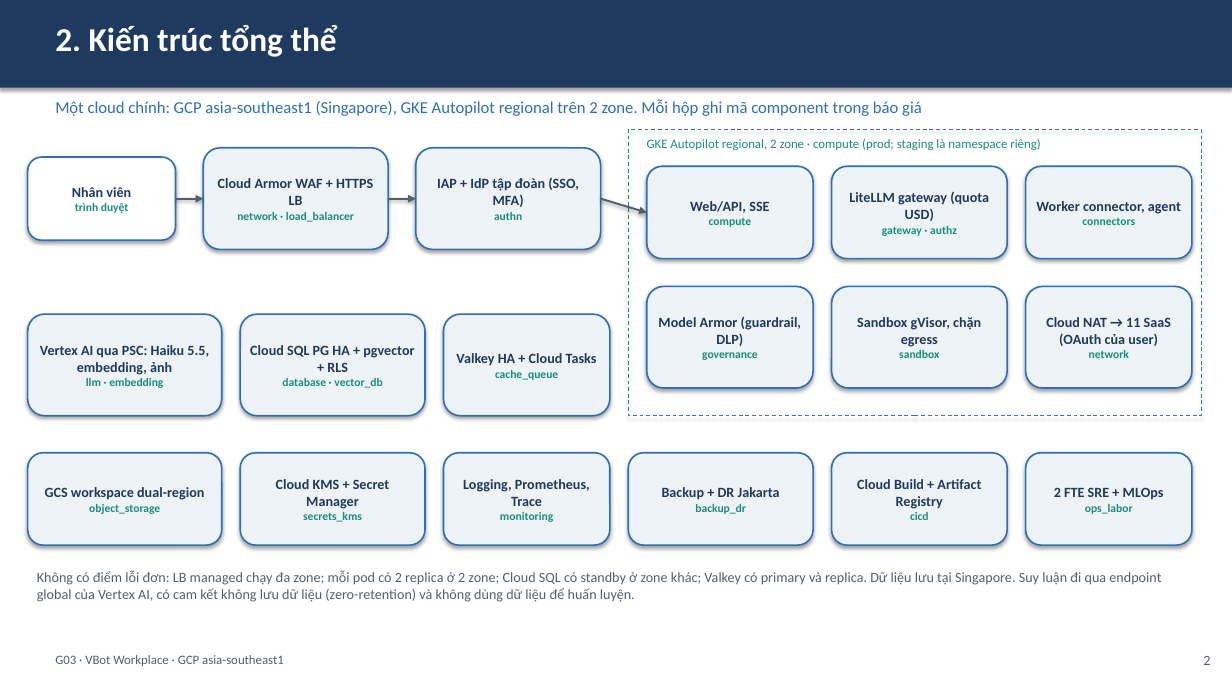
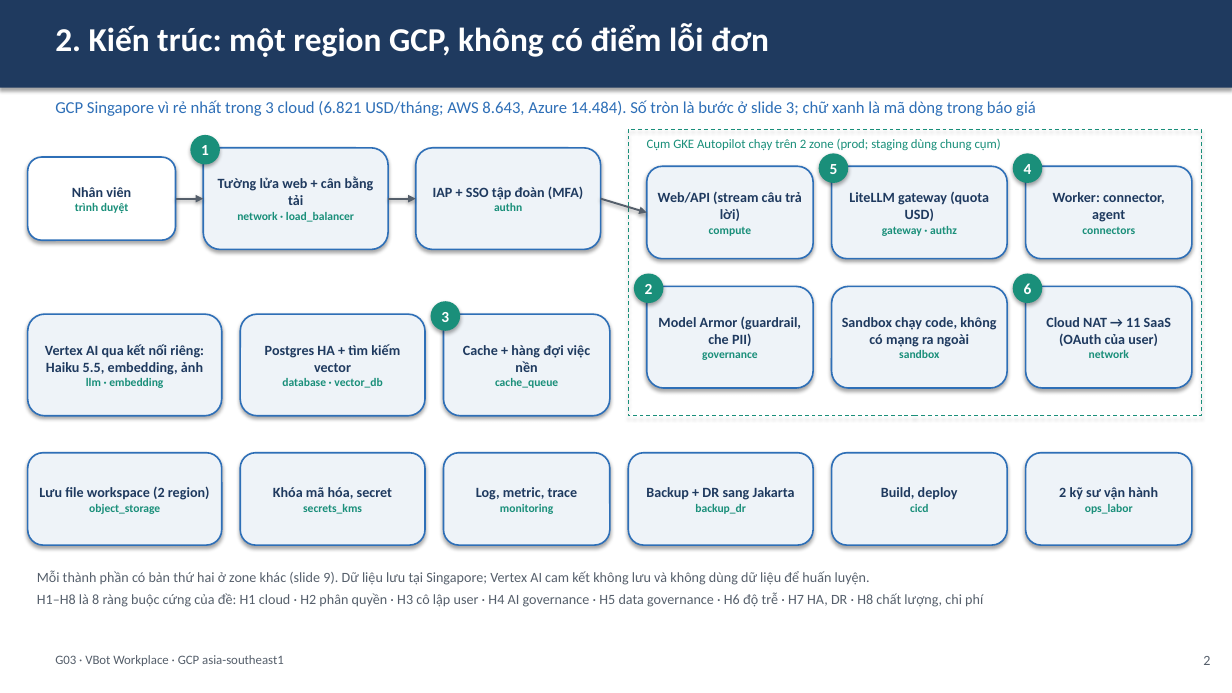
Before and after one commit to anhltsefpt/VBot-production-capstone, a slide deck: slide 4 of anh-le/G03_slide.pptx (slide 3 before the commit). Drawn at 1232x693 pixels with LibreOffice and Linux fonts; fonts in the diff are those of the drawing. Boxes give left, top, right and bottom in pixels: in the first picture for what was removed or moved away, otherwise in the second. Text is boxed around its words. In the diff, an @@ line names an element or a change of style, - is before the commit and + after.

```diff
--- a/anh-le/G03_slide.pptx
+++ b/anh-le/G03_slide.pptx
@@ text at (55, 24, 769, 57): text changed @@
-2. Kiến trúc tổng thể
+2. Kiến trúc: một region GCP, không có điểm lỗi đơn
@@ text at (55, 100, 1036, 116): text changed @@
-Một cloud chính: GCP asia-southeast1 (Singapore), GKE Autopilot regional trên 2 zone. Mỗi hộp ghi mã component trong báo giá
+GCP Singapore vì rẻ nhất trong 3 cloud (6.821 USD/tháng; AWS 8.643, Azure 14.484). Số tròn là bước ở slide 3; chữ xanh là mã dòng trong báo giá
@@ ellipse added at (190, 135, 220, 165), fill #1A8F7A, 12 pt, text #FFFFFF, bold @@
+1
@@ text at (647, 139, 1001, 150): text changed @@
-GKE Autopilot regional, 2 zone · compute (prod; staging là namespace riêng)
+Cụm GKE Autopilot chạy trên 2 zone (prod; staging dùng chung cụm)
@@ text in rounded rectangle at (218, 176, 374, 205): text changed @@
-Cloud Armor WAF + HTTPS LB
+Tường lửa web + cân bằng tải
@@ ellipse added at (819, 153, 848, 183), fill #1A8F7A, 12 pt, text #FFFFFF, bold @@
+5
@@ ellipse added at (1013, 153, 1043, 183), fill #1A8F7A, 12 pt, text #FFFFFF, bold @@
+4
@@ text in rounded rectangle at (433, 186, 583, 200): text changed @@
-IAP + IdP tập đoàn (SSO, MFA)
+IAP + SSO tập đoàn (MFA)
@@ text in rounded rectangle at (658, 192, 802, 221): text changed @@
-Web/API, SSE
+Web/API (stream câu trả lời)
@@ text in rounded rectangle at (1053, 192, 1165, 222): text changed @@
-Worker connector, agent
+Worker: connector, agent
@@ ellipse added at (634, 274, 664, 303), fill #1A8F7A, 12 pt, text #FFFFFF, bold @@
+2
@@ ellipse added at (1013, 274, 1043, 303), fill #1A8F7A, 12 pt, text #FFFFFF, bold @@
+6
@@ ellipse added at (431, 301, 460, 331), fill #1A8F7A, 12 pt, text #FFFFFF, bold @@
+3
@@ text in rounded rectangle at (658, 316, 801, 346): text changed @@
-Model Armor (guardrail, DLP)
+Model Armor (guardrail, che PII)
@@ text in rounded rectangle at (842, 317, 996, 347): text changed @@
-Sandbox gVisor, chặn egress
+Sandbox chạy code, không có mạng ra ngoài
@@ text in rounded rectangle at (45, 344, 204, 375): text changed @@
-Vertex AI qua PSC: Haiku 5.5, embedding, ảnh
+Vertex AI qua kết nối riêng: Haiku 5.5, embedding, ảnh
@@ text in rounded rectangle at (265, 344, 400, 372): text changed @@
-Cloud SQL PG HA + pgvector + RLS
+Postgres HA + tìm kiếm vector
@@ text in rounded rectangle at (463, 345, 590, 372): text changed @@
-Valkey HA + Cloud Tasks
+Cache + hàng đợi việc nền
@@ text in rounded rectangle at (39, 486, 210, 500): text changed @@
-GCS workspace dual-region
+Lưu file workspace (2 region)
@@ text in rounded rectangle at (273, 487, 392, 499): text changed @@
-Cloud KMS + Secret Manager
+Khóa mã hóa, secret
@@ text in rounded rectangle at (476, 487, 578, 500): text changed @@
-Logging, Prometheus, Trace
+Log, metric, trace
@@ text in rounded rectangle at (646, 487, 795, 500): text changed @@
-Backup + DR Jakarta
+Backup + DR sang Jakarta
@@ text in rounded rectangle at (881, 487, 958, 500): text changed @@
-Cloud Build + Artifact Registry
+Build, deploy
@@ text in rounded rectangle at (1059, 487, 1158, 500): text changed @@
-2 FTE SRE + MLOps
+2 kỹ sư vận hành
@@ text at (37, 570, 983, 607): text changed @@
-Không có điểm lỗi đơn: LB managed chạy đa zone; mỗi pod có 2 replica ở 2 zone; Cloud SQL có standby ở zone khác; Valkey có primary và replica. Dữ liệu lưu tại Singapore. Suy luận đi qua endpoint global của Vertex AI, có cam kết không lưu dữ liệu (zero-retention) và không dùng dữ liệu để huấn luyện.
+Mỗi thành phần có bản thứ hai ở zone khác (slide 9). Dữ liệu lưu tại Singapore; Vertex AI cam kết không lưu và không dùng dữ liệu để huấn luyện.
+H1–H8 là 8 ràng buộc cứng của đề: H1 cloud · H2 phân quyền · H3 cô lập user · H4 AI governance · H5 data governance · H6 độ trễ · H7 HA, DR · H8 chất lượng, chi phí
```
Also in this commit, not shown: 11 other slides changed, 4 slides added, 1 slide removed, 2 other files.
